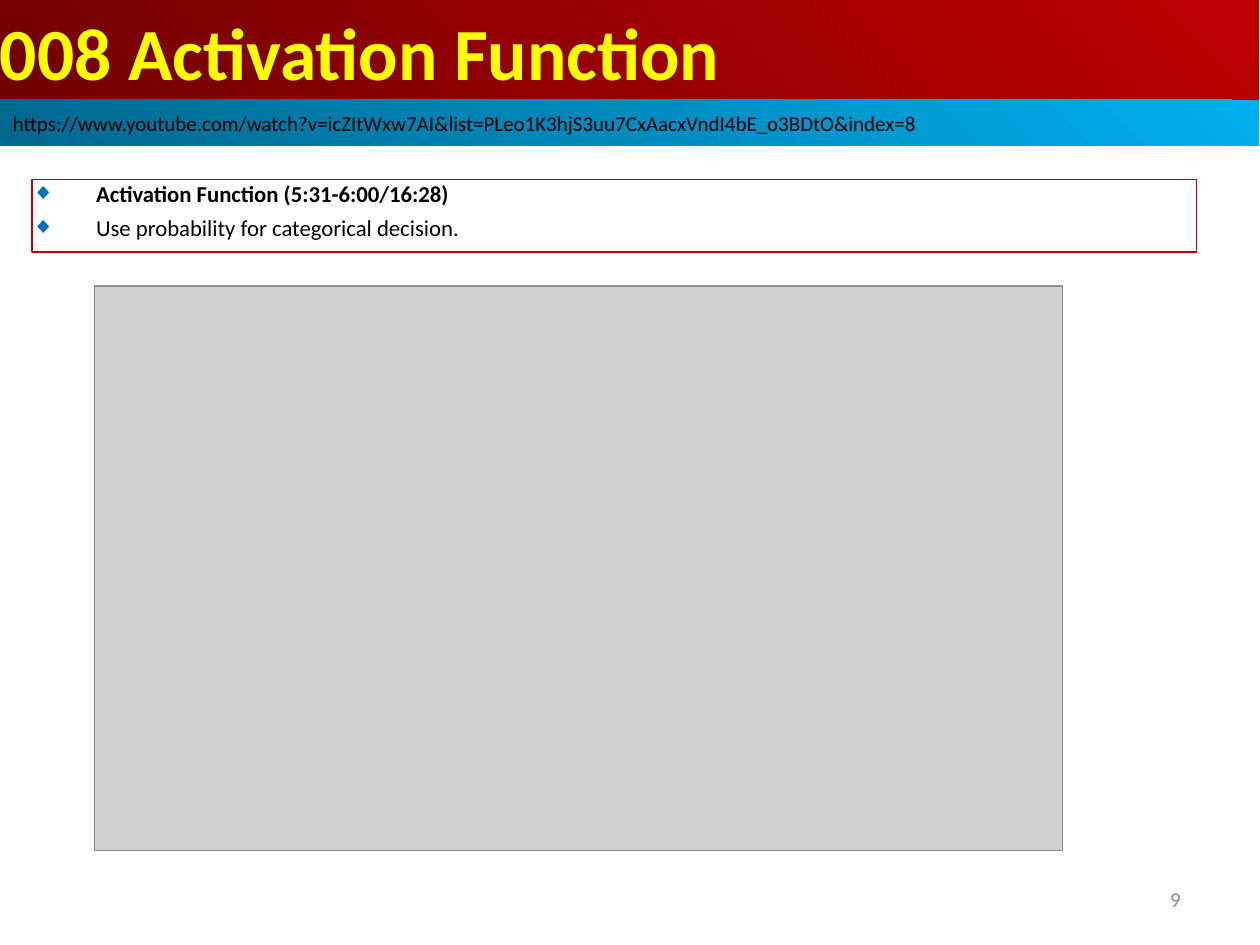
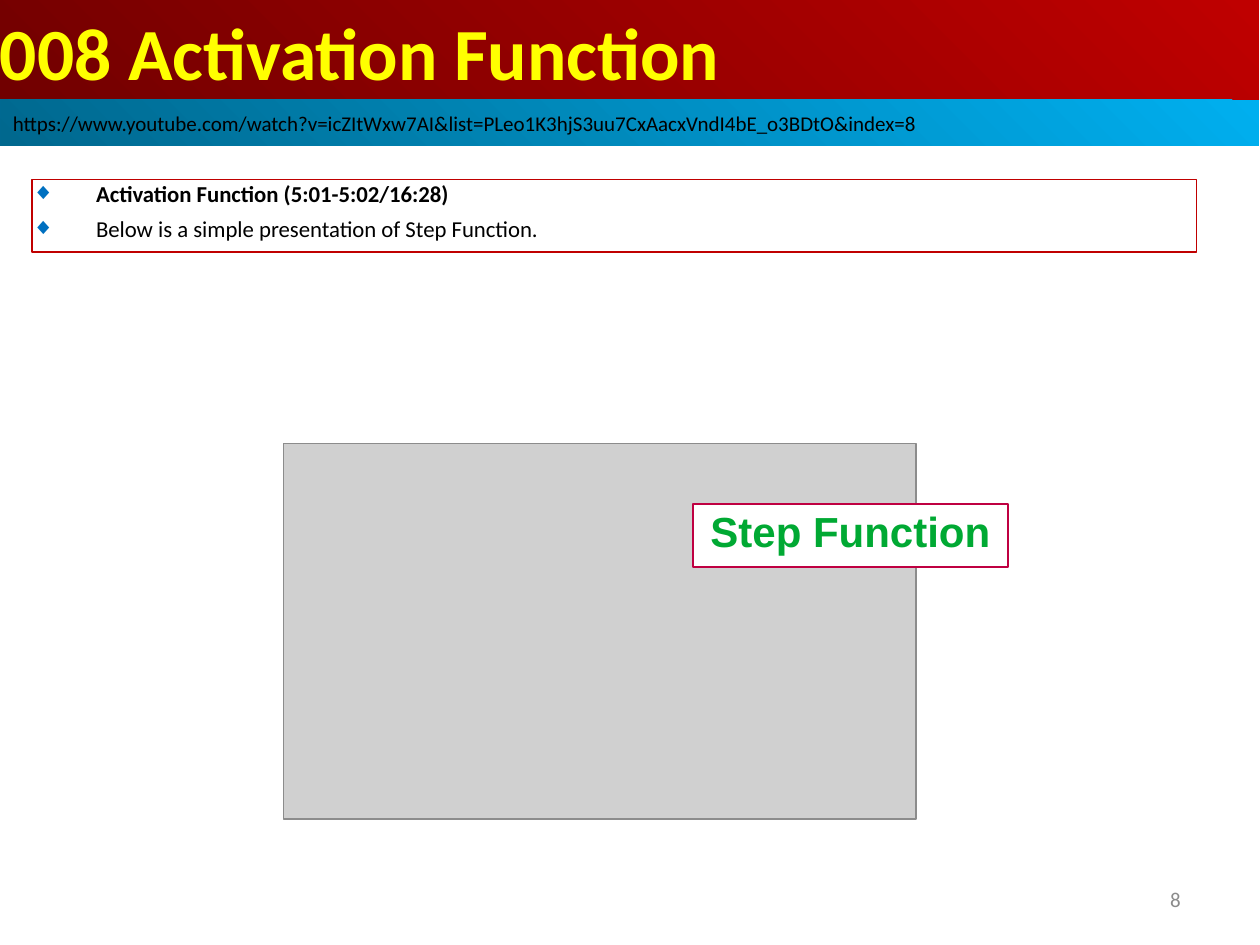
Before and after one commit to peterhchen/AIU_CS512_DL, a slide deck: slide 8 of 000_Lecture_Project/week02/01_Lecture/08_Act_Func.ppt (slide 9 before the commit). Drawn at 1260x945 pixels with LibreOffice and Linux fonts; fonts in the diff are those of the drawing; grey boxes stand for pictures. Boxes give left, top, right and bottom in pixels: in the first picture for what was removed or moved away, otherwise in the second. Text is boxed around its words. In the diff, an @@ line names an element or a change of style, - is before the commit and + after.

```diff
--- a/000_Lecture_Project/week02/01_Lecture/08_Act_Func.ppt
+++ b/000_Lecture_Project/week02/01_Lecture/08_Act_Func.ppt
@@ text in rectangle at (96, 185, 538, 241): text changed @@
-◆ Activation Function (5:31-6:00/16:28)
-◆ Use probability for categorical decision.
+◆ Activation Function (5:01-5:02/16:28)
+◆ Below is a simple presentation of Step Function.
@@ picture: place and size @@
-picture at (94, 286, 1063, 850)
+picture at (284, 444, 916, 819)
@@ rectangle added at (693, 504, 1008, 567), fill #FFFFFF, outline #BF0041 0.74 pt, 24 pt, text #00A933, bold @@
+Step Function
@@ page number at (1170, 893, 1181, 907): text changed @@
-9
+8
```
Also in this commit, not shown: 15 other slides changed, 2 slides added, 1 other file.
